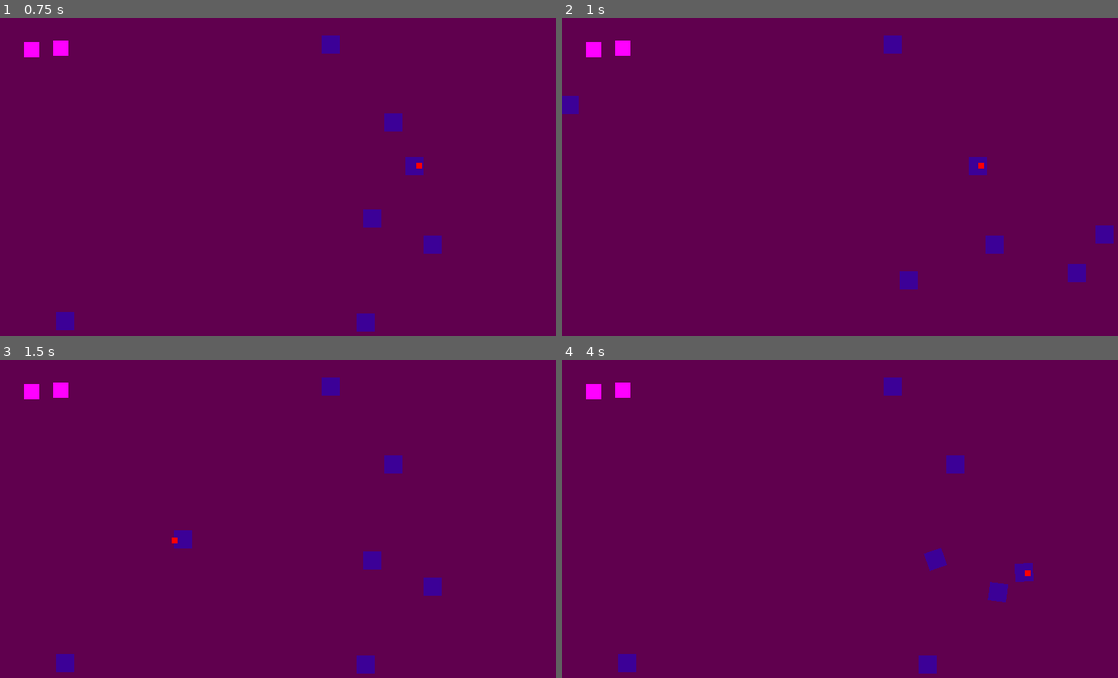
Above: before the commit, frames 1-4 (two rows, left to right).
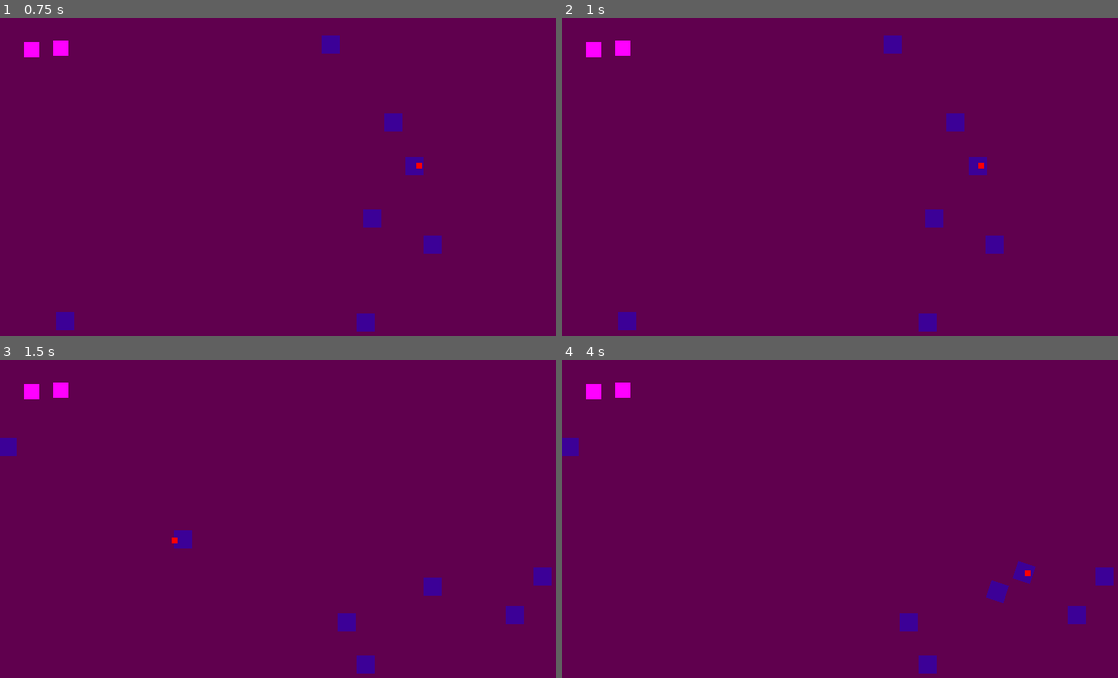
Above: after the commit, the same moments.

Repository: riioze/GameJamFevrier2024
Game: Godot game, scene res://scenes/main.tscn
Two runs of this game, one before a commit and one after it. Both use one fixed random seed, a clock stepped at 60 frames per second and the inputs below.
Inputs (mouse positions are in pixels of both pictures, inside the frame that each line leads up to):
- Up to frame 1 (0.75 s): tap Enter at 0.5 s; move the mouse to (417, 164) at 0.52 s
- Up to frame 2 (1 s): no input
- Up to frame 3 (1.5 s): move the mouse to (172, 541) at 1.27 s
- Up to frame 4 (4 s): tap Space at 2, 3.5 s; move the mouse to (912, 452) at 2.02 s; tap Enter at 2.75 s; move the mouse to (823, 588) at 2.77 s; move the mouse to (1029, 573) at 3.52 s

Frame 1 is identical in both runs. In frame 2, 1.5% of the frame differs, in the area x 0-100%, y 24-99%; in frame 3, 1.5%; in frame 4, 1.6%, in the area x 0-100%, y 5-99%.

Commit message:
scramble

Diff:
--- a/scripts/object/stuff.gd
+++ b/scripts/object/stuff.gd
@@ -5,11 +5,18 @@
 @export_range(0,1) var table_friction : float = 0.2
 @export_range(0,1) var air_friction : float = 0.01
 
+var teleport_position : Vector2 = Vector2.ZERO
+var is_teleporting: bool = false
+
 var is_airborn : bool = false
 
-func _ready():
-	pass # Replace with function body.
-
+func _integrate_forces(state):
+	if is_teleporting:
+		var t = state.get_transform()
+		t.origin.x = teleport_position.x
+		t.origin.y =  teleport_position.y
+		is_teleporting = false
+		state.set_transform(t)
 
 func _physics_process(delta):
 	_apply_friction()
--- a/scripts/object/stuff_manager.gd
+++ b/scripts/object/stuff_manager.gd
@@ -12,31 +12,34 @@
 	await TimeManager.sleep(1)
 	scramble_stuff(4)
 
+func scramble_stuff(count : int) -> void :
+	count = min(count,stuff_count)
+	var id_to_scramble_list : Array[int] = get_random_list_id(count,stuff_count)
+
+	for id in id_to_scramble_list:
+		stuff_list[id].teleport_position = random_table_position()
+		stuff_list[id].is_teleporting = true
+
+		#stuff_list[id].global_position = Vector2.ZERO#random_table_position()
+
 func get_random_list_id(count : int, list_count : int) -> Array[int]:
 	count = min(count,list_count)
 	var id_list : Array[int] = []
 
 	for i in range(count):
-		var random_id : int = randi_range(0,list_count)
+		var random_id : int = randi_range(0,list_count-1)
 		while id_list.has(random_id):
-			random_id = randi_range(0,list_count)
+			random_id = randi_range(0,list_count-1)
 		id_list.append(random_id)
 
 	return id_list
-
-func scramble_stuff(count : int) -> void :
-	count = min(count,stuff_count)
-	var id_to_scramble_list : Array[int] = get_random_list_id(count,stuff_count)
-
-	for id in id_to_scramble_list:
-		stuff_list[id].position = random_table_position()
 
 func round_setup() -> void:
 	stuff_list = make_stuff_list(stuff_count)
 	initial_position_list = make_position_list(stuff_count)
 	place_stuff(stuff_list,initial_position_list)
 
-func random_table_position() -> Vector2:
+func random_table_position() -> Vector2 :
 	var position : Vector2 = Vector2.ZERO
 	position.x = randf_range(0,table_width)
 	position.y = randf_range(0,table_height)
@@ -56,7 +59,6 @@
 	for i in range(count):
 		stuff_list[i].position = position_list[i]
 
-
 func make_stuff_list(count : int) -> Array[Stuff]:
 	var new_stuff_list : Array[Stuff] = []
 	for i in range(count):
